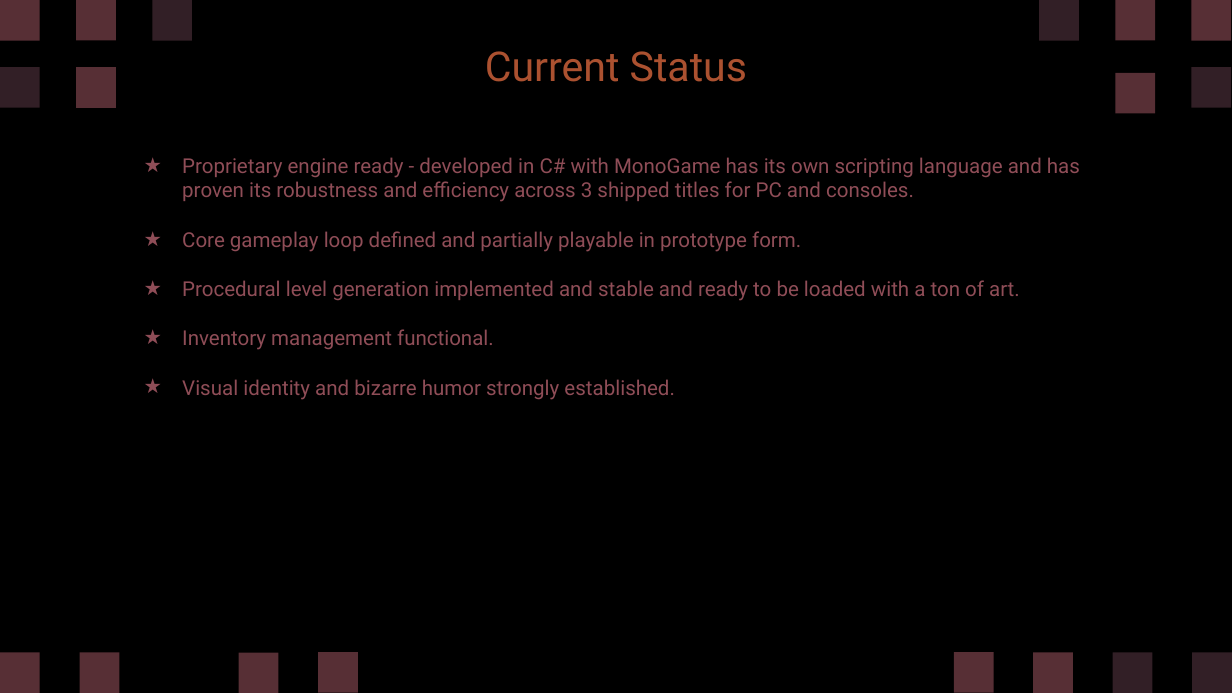
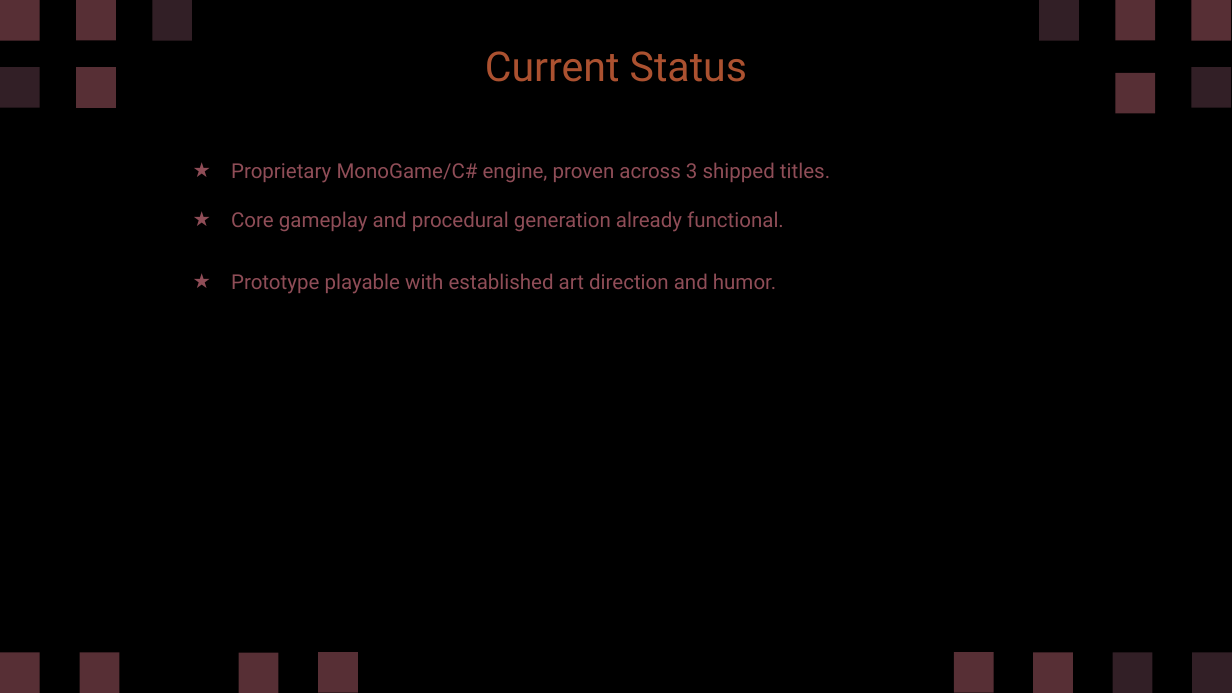
Before and after one commit to diegohcanepa/Remizione, a slide deck: slide 13 of Pitch Deck.pptx (slide 25 before the commit). Drawn at 1232x693 pixels with LibreOffice and Linux fonts; fonts in the diff are those of the drawing. Boxes give left, top, right and bottom in pixels: in the first picture for what was removed or moved away, otherwise in the second. Text is boxed around its words. In the diff, an @@ line names an element or a change of style, - is before the commit and + after.

```diff
--- a/Pitch Deck.pptx
+++ b/Pitch Deck.pptx
@@ subtitle at (x1=231, y1=162, x2=830, y2=294): text changed @@
-★ Proprietary engine ready - developed in C# with MonoGame has its own scripting language and has proven its robustness and efficiency across 3 shipped titles for PC and consoles.
-★ Core gameplay loop defined and partially playable in prototype form.
-★ Procedural level generation implemented and stable and ready to be loaded with a ton of art.
-★ Inventory management functional.
-★ Visual identity and bizarre humor strongly established.
+★ Proprietary MonoGame/C# engine, proven across 3 shipped titles.
+★ Core gameplay and procedural generation already functional.
+★ Prototype playable with established art direction and humor.
```
Also in this commit, not shown: 7 other slides changed, 3 slides added, 15 slides removed, 1 other file.
